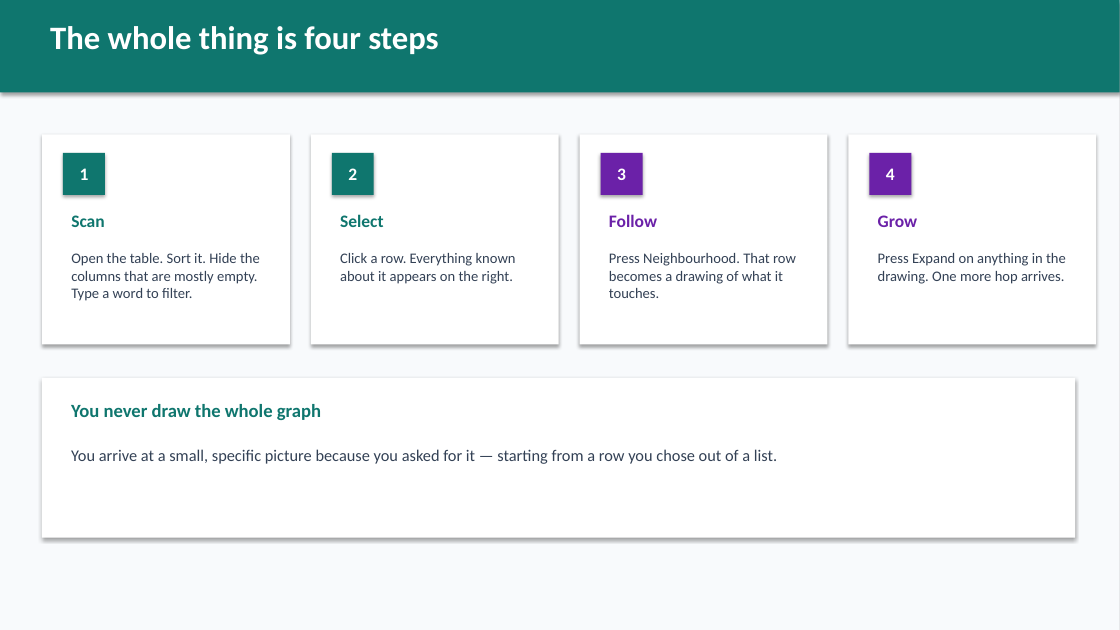
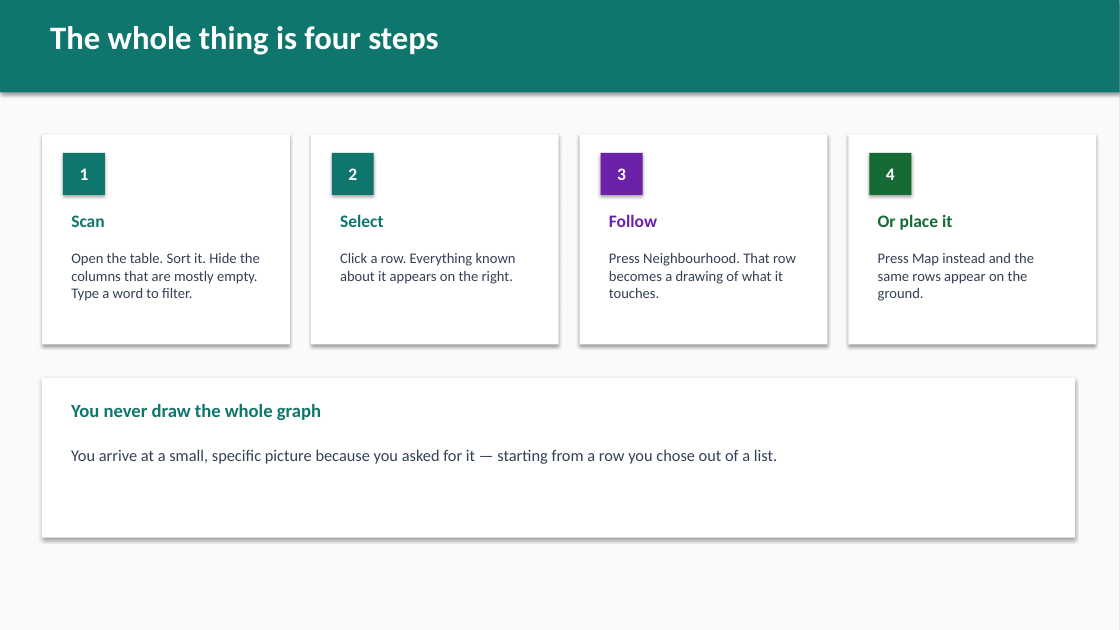
Before and after one commit to marpie1/rcn, a slide deck: slide 4 of tools/rcn-table-intro.pptx. Drawn at 1120x630 pixels with LibreOffice and Linux fonts; fonts in the diff are those of the drawing. Boxes give left, top, right and bottom in pixels: in the first picture for what was removed or moved away, otherwise in the second. Text is boxed around its words. In the diff, an @@ line names an element or a change of style, - is before the commit and + after.

```diff
--- a/tools/rcn-table-intro.pptx
+++ b/tools/rcn-table-intro.pptx
@@ rectangle "4" at <box>870,153,912,195</box>: fill #6B21A8 to #166A34 @@
@@ text at <box>878,214,952,230</box>: text changed; text colour #6B21A8 to #166A34 @@
-Grow
+Or place it
@@ text at <box>878,253,1034,301</box>: text changed @@
-Press Expand on anything in the drawing. One more hop arrives.
+Press Map instead and the same rows appear on the ground.
```
Also in this commit, not shown: 1 other slide changed, 2 slides added, 3 other files.
